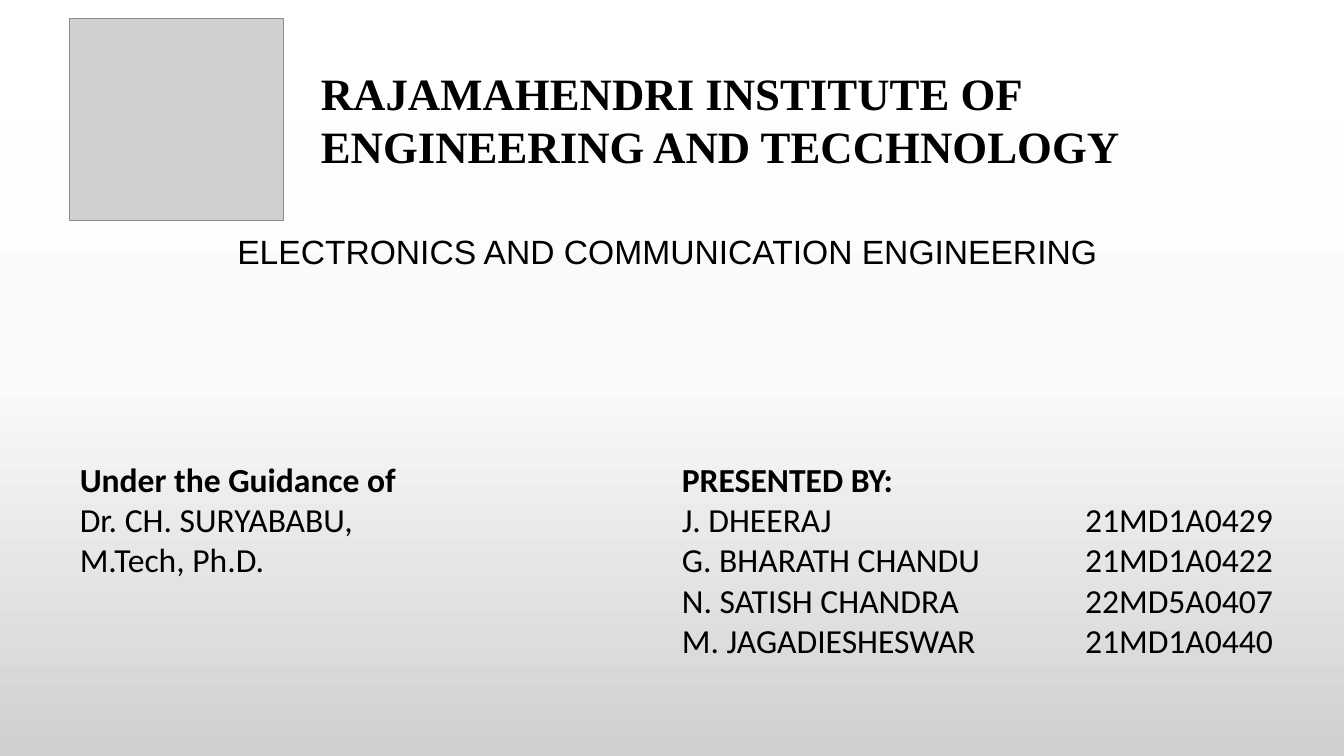
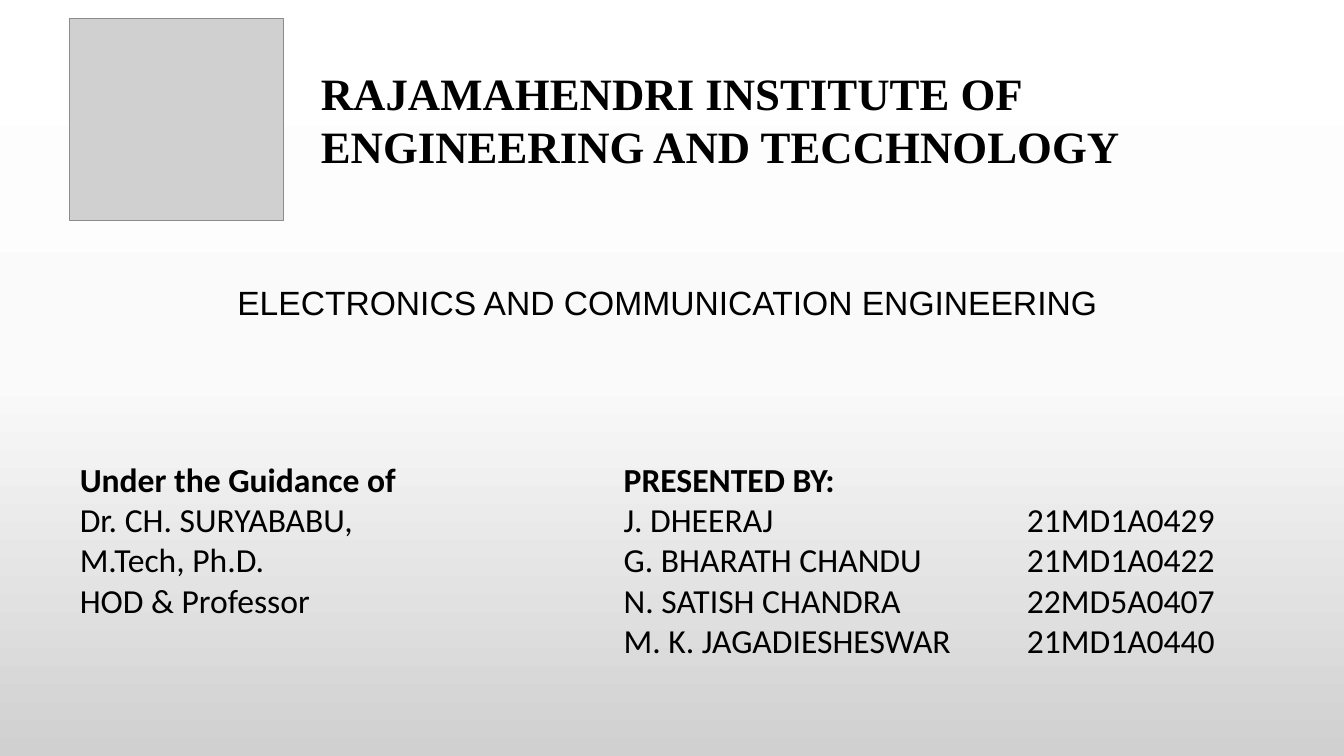
Before and after one commit to dheeraj78/project-4-2, a slide deck: slide 1 of Batch 8 .pptx. Drawn at 1344x756 pixels with LibreOffice and Linux fonts; fonts in the diff are those of the drawing; grey boxes stand for pictures. Boxes give left, top, right and bottom in pixels: in the first picture for what was removed or moved away, otherwise in the second. Text is boxed around its words. In the diff, an @@ line names an element or a change of style, - is before the commit and + after.

```diff
--- a/Batch 8 .pptx
+++ b/Batch 8 .pptx
@@ text "ELECTRONICS AND COMMUNICATION ENGINEERING": place and size @@
-text "ELECTRONICS AND COMMUNICATION ENGINEERING" at bbox=[237, 240, 1097, 265]
+text "ELECTRONICS AND COMMUNICATION ENGINEERING" at bbox=[237, 291, 1097, 316]
@@ text "PRESENTED BY: J. DHEERAJ 21MD1A0429": place and size @@
-text "PRESENTED BY: J. DHEERAJ 21MD1A0429" at bbox=[682, 470, 1273, 654]
+text "PRESENTED BY: J. DHEERAJ 21MD1A0429" at bbox=[624, 470, 1215, 654]
@@ text at bbox=[80, 590, 310, 614]: paragraph added @@
+HOD & Professor
@@ text at bbox=[624, 631, 1215, 654]: text changed @@
-M. JAGADIESHESWAR 21MD1A0440
+M. K. JAGADIESHESWAR 21MD1A0440
```
Also in this commit, not shown: 2 other slides changed, 2 other files.
